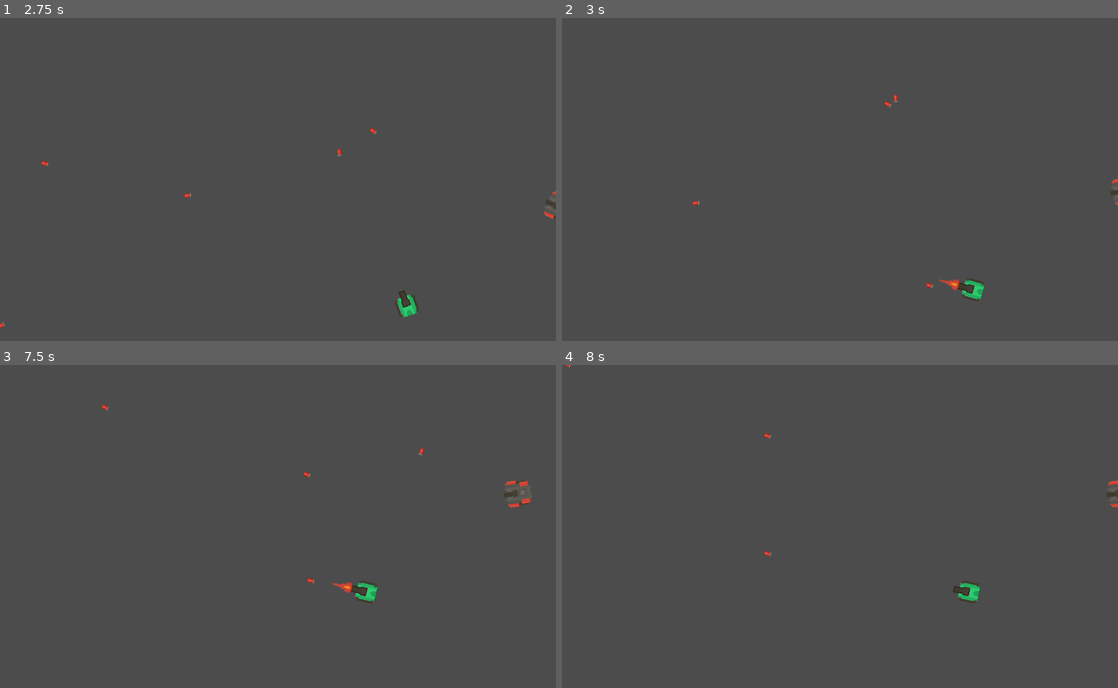
Above: before the commit, frames 1-4 (two rows, left to right).
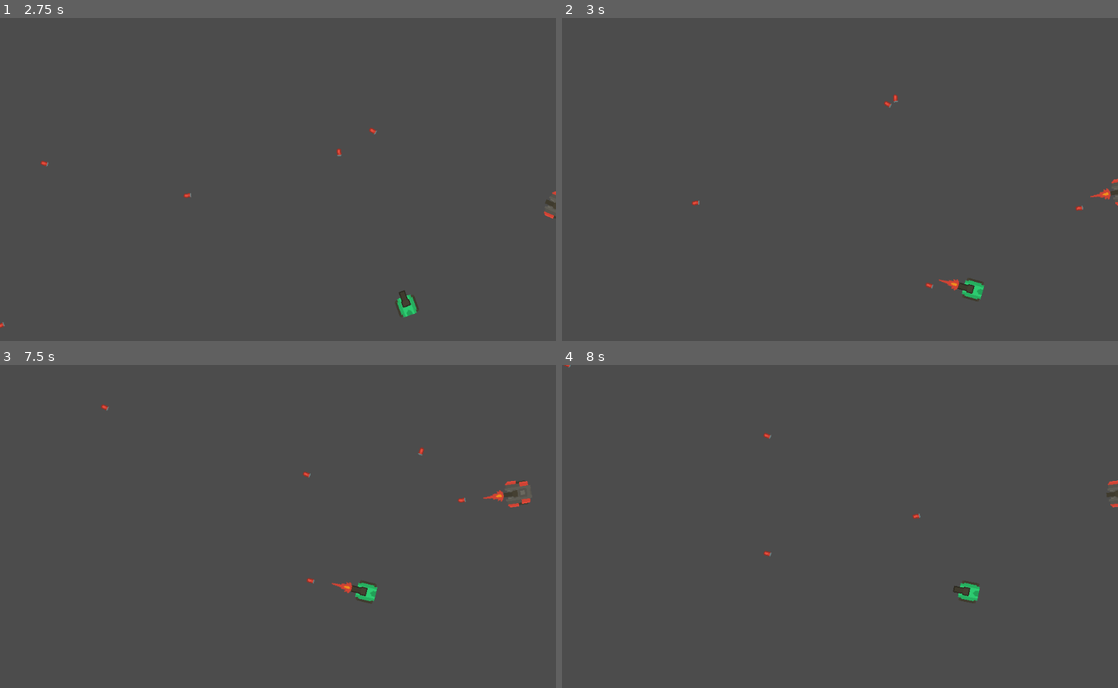
Above: after the commit, the same moments.

Repository: soapmactavish23/rogue_tank
Game: Godot game, scene res://scenes/test_area.tscn
Same seed, same stepped clock (60 frames per second), same inputs: the game is played once before the commit and once after it.
Inputs (mouse positions are in pixels of both pictures, inside the frame that each line leads up to):
- Up to frame 1 (2.75 s): tap Enter at 0.5 s; move the mouse to (400, 163) at 0.52 s; hold Right (ui_right) 0.53-1.28 s; tap Space (ui_shoot) at 0.6, 1.35, 2.1 s; move the mouse to (166, 195) at 1.27 s; hold Down (ui_down) 1.28-2.03 s; move the mouse to (333, 108) at 2.02 s; hold Right (ui_right) from 2.03 s (still down)
- Up to frame 2 (3 s): move the mouse to (812, 244) at 2.77 s; release Right (ui_right) at 2.78 s; hold Up (ui_up) from 2.78 s (still down); tap Space (ui_shoot) at 2.85 s
- Up to frame 3 (7.5 s): move the mouse to (444, 574) at 3.52 s; release Up (ui_up) at 3.53 s; hold Left (ui_left) 3.53-5.03 s; tap Space (ui_shoot) every 0.75 s from 3.6 to 7.35 s; move the mouse to (111, 478) at 4.27 s; move the mouse to (305, 526) at 5.02 s; hold Down (ui_down) 5.03-5.78 s; move the mouse to (194, 445) at 5.77 s; hold Right (ui_right) 5.78-6.53 s; move the mouse to (400, 510) at 6.52 s; hold Up (ui_up) 6.53-7.28 s; move the mouse to (166, 542) at 7.27 s; hold Right (ui_right) from 7.28 s (still down)
- Up to frame 4 (8 s): keep holding Right (ui_right)

Frame 1 is identical in both runs. In frame 2, less than 0.1% of the frame differs, in the area x 92-99%, y 52-60%; in frame 3, less than 0.1%, in the area x 82-91%, y 38-43%; in frame 4, less than 0.1%.

Commit message:
Adicionando balas a grupos por tanque

Diff:
--- a/scripts/tank.gd
+++ b/scripts/tank.gd
@@ -1,5 +1,7 @@
 tool
 extends KinematicBody2D
+
+var BULLET_TANK_GROUP = "bullet-" + str(self)
 
 var speed = 150
 var pre_bullet = preload("res://scenes/bullet.tscn")
@@ -51,13 +53,18 @@
 		dir_y += 1
 
 	if Input.is_action_just_pressed(("ui_shoot")):
-		if get_tree().get_nodes_in_group("cannon_bullets").size() < 6:
+
+		if get_tree().get_nodes_in_group(BULLET_TANK_GROUP).size() < 6:
 			var bullet = pre_bullet.instance()
 			bullet.global_position = $barrel/muzzle.global_position
 
 			bullet.dir = Vector2(cos(rotation), sin(rotation)).normalized()
+			bullet.add_to_group(BULLET_TANK_GROUP)
 			$barrel/anim.play("fire")
 			get_parent().add_child(bullet)
+
+
+
 
 	look_at(get_global_mouse_position())
 
